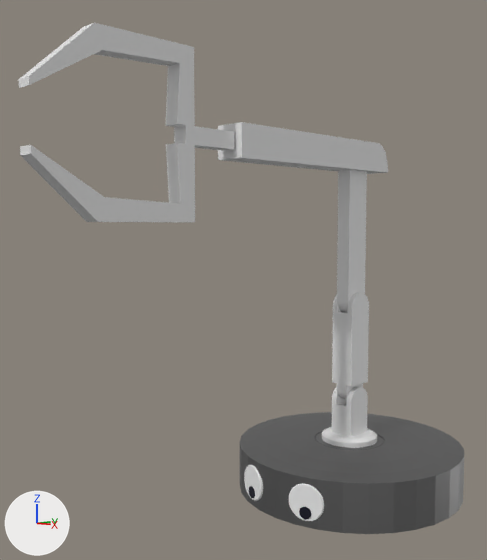
Renders of the Blender file Assets/Blender Raw/Char1.blend from each side of a commit.
Camera for both pictures: a 50 mm lens placed at (3.6, -4.93, 2.47), pointed at (-0.17, -1.19, 2.06). Arrows for +X, +Y and +Z are at lower left; the lights stay in place.

Names of what the first picture shows: 'ARM', 'Body', 'Eyes'.
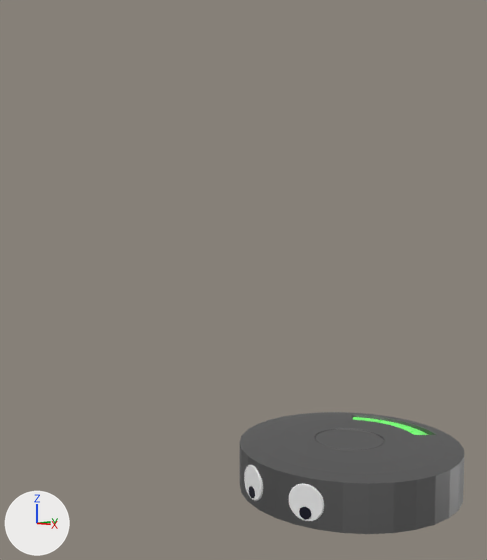
Pixel boxes (x1, y1, x2, y2) of what changed, in the pictures (487 x 560 px):
'ARM', hidden
    before: (18, 22, 388, 448)
part 1 of me_cylinder, built on
    before: (256, 414, 458, 474)
    after: (256, 412, 458, 474)

The change, as a list of edits to the scene's bpy script:
```text
Add mat_charge_indicator:
    mat_charge_indicator = principled_material('Charge Indicator')
    mat_charge_indicator.base_color = (0.263, 0.8, 0.241)  # green #8ce787
    mat_charge_indicator.ior = 1.45
    mat_charge_indicator.specular_ior_level = 0.662
    mat_charge_indicator.transmission_weight = 0.207
    mat_charge_indicator.coat_weight = 0.0425
    mat_charge_indicator.emission_color = (0.00531, 0.359, 0.0124)  # green #10a21d
    mat_charge_indicator.emission_strength = 1.0
Change me_cylinder:
    used by ob_body; location = (0.0, 0.0, 0.327)
    remove me_cylinder.from_pydata(...)  # 460 vertices, 495 faces; spans x -1.0..1.0, y -1.0..1.0, z -0.22..0.22
    add me_cylinder.from_pydata(...)  # 681 vertices, 731 faces; spans x -1.0..1.0, y -1.0..1.0, z -0.22..0.22
    me_cylinder part 1
    9 vertices are removed from x -0.47..0.47, y 0.53..0.83, z 0.21..0.22
    48 faces are deleted
    208 vertices are added at x -0.8..0.8, y -0.8..0.84, z 0.16..0.22
    16 new vertices lie (0.0, 0.0, 0.04) away from vertices in x -0.31..0.31, y 0.64..0.78, z 0.17
    6 new vertices lie (0.0, 0.0, 0.05) away from vertices in x -0.41..0.41, y 0.62..0.69, z 0.17
    212 new faces join them, mat_body (grey #848484)
    72 new faces join them, mat_charge_indicator (green #8ce787)
    add me_cylinder.materials.append(mat_charge_indicator)  # green #8ce787
Change ob_arm:
    add ob_arm.hide_set(True)
```
